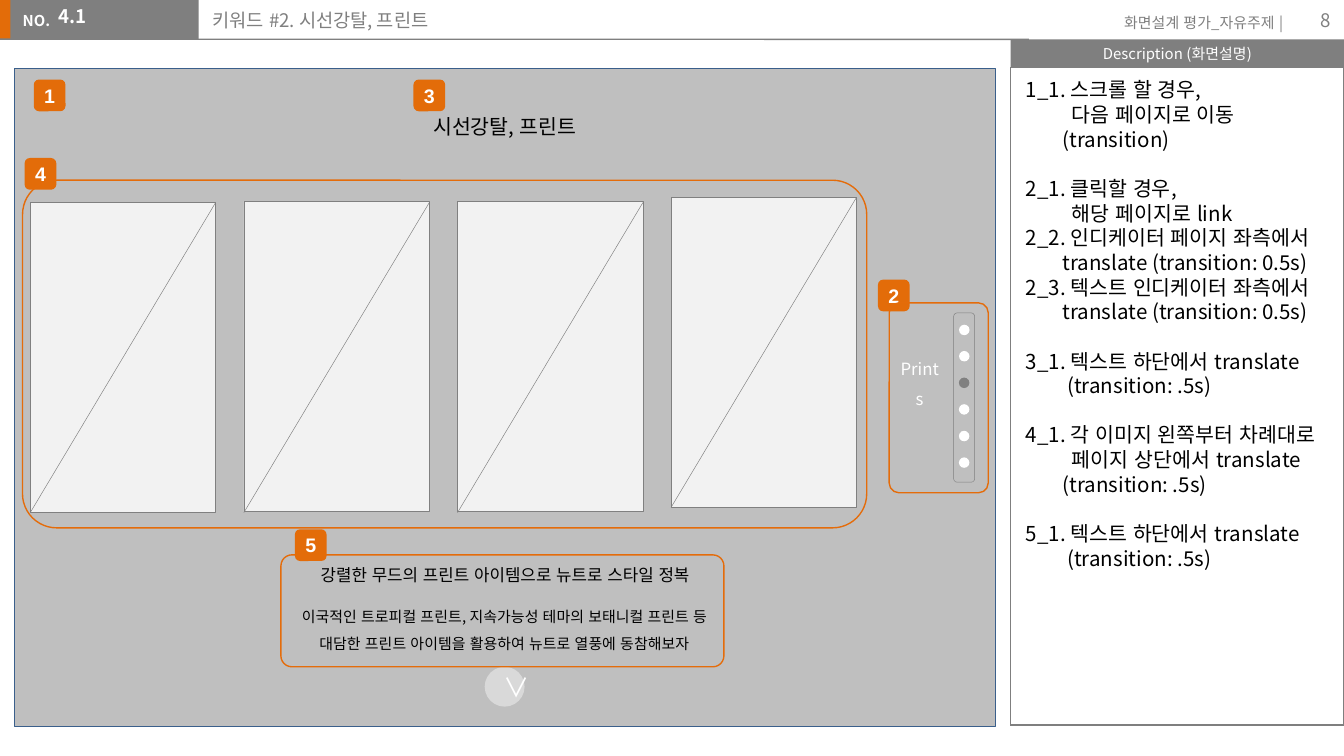
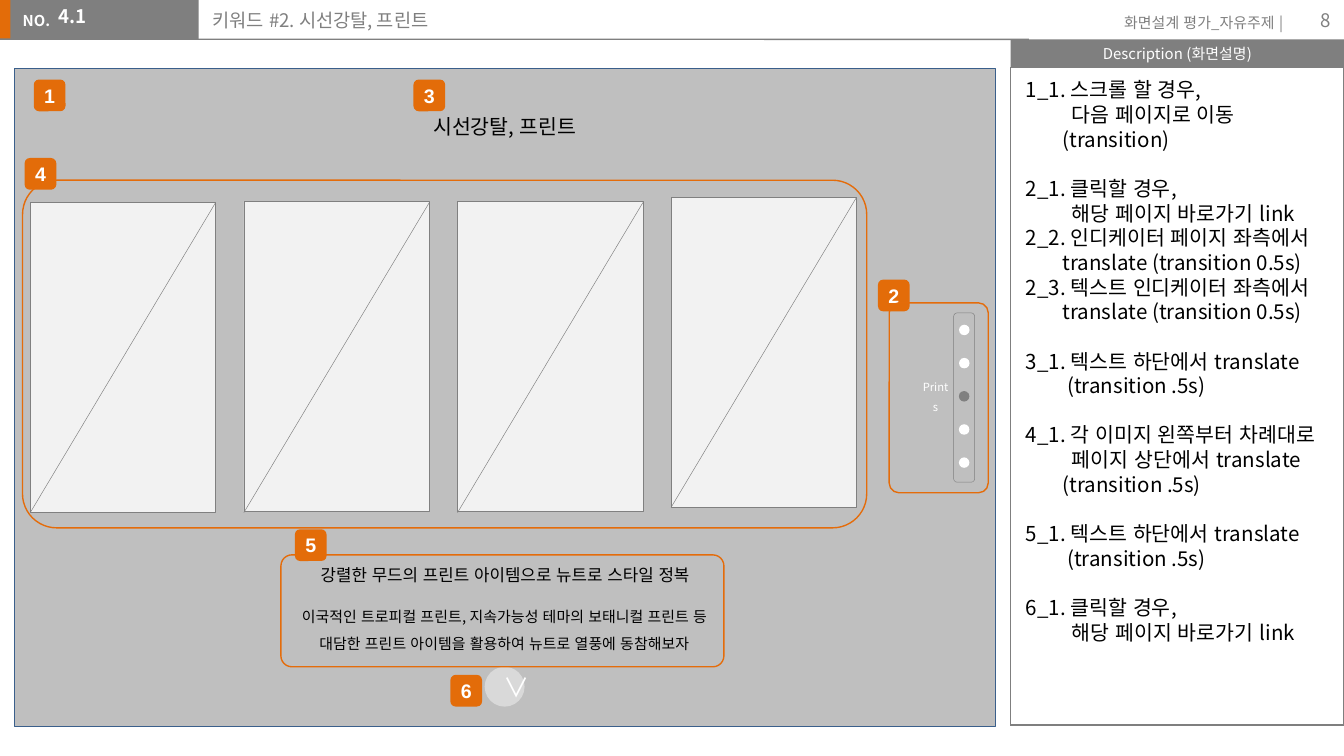
Before and after one commit to chaemilee9012/TIL2020, a slide deck: slide 8 of assignment/storyboard/이채미.pptx. Drawn at 1344x756 pixels with LibreOffice and Linux fonts; fonts in the diff are those of the drawing. Boxes give left, top, right and bottom in pixels: in the first picture for what was removed or moved away, otherwise in the second. Text is boxed around its words. In the diff, an @@ line names an element or a change of style, - is before the commit and + after.

```diff
--- a/assignment/storyboard/이채미.pptx
+++ b/assignment/storyboard/이채미.pptx
@@ text at bbox=[1072, 204, 1295, 223]: text changed @@
-해당 페이지로 link
+해당 페이지 바로가기 link
@@ text at bbox=[1063, 253, 1302, 274]: text changed @@
-translate (transition: 0.5s)
+translate (transition 0.5s)
@@ text at bbox=[1063, 302, 1302, 323]: text changed @@
-translate (transition: 0.5s)
+translate (transition 0.5s)
@@ ellipse: place and size @@
-ellipse at bbox=[960, 351, 970, 362]
+ellipse at bbox=[960, 358, 970, 368]
@@ text "Prints": place and size @@
-text "Prints" at bbox=[884, 358, 956, 402]
+text "Prints" at bbox=[907, 378, 964, 411]
@@ text "Prints" at bbox=[907, 378, 964, 411]: size 9 to 6 pt @@
@@ text at bbox=[1067, 376, 1206, 397]: text changed @@
-(transition: .5s)
+(transition .5s)
@@ ellipse: place and size @@
-ellipse at bbox=[958, 378, 969, 388]
+ellipse at bbox=[958, 391, 969, 402]
@@ ellipse removed at bbox=[958, 405, 969, 415] @@
@@ ellipse: place and size @@
-ellipse at bbox=[958, 431, 969, 442]
+ellipse at bbox=[958, 425, 969, 435]
@@ text at bbox=[1063, 475, 1201, 496]: text changed @@
-(transition: .5s)
+(transition .5s)
@@ text at bbox=[1026, 549, 1295, 642]: text changed @@
-(transition: .5s)
+(transition .5s)
+6_1. 클릭할 경우,
+해당 페이지 바로가기 link
@@ rounded rectangle added at bbox=[450, 675, 482, 707], fill #E36C09, 10.5 pt, text #FFFFFF, bold @@
+6
```
Also in this commit, not shown: 3 other slides changed, 1 slide added, 2 slides removed, 3 other files.
